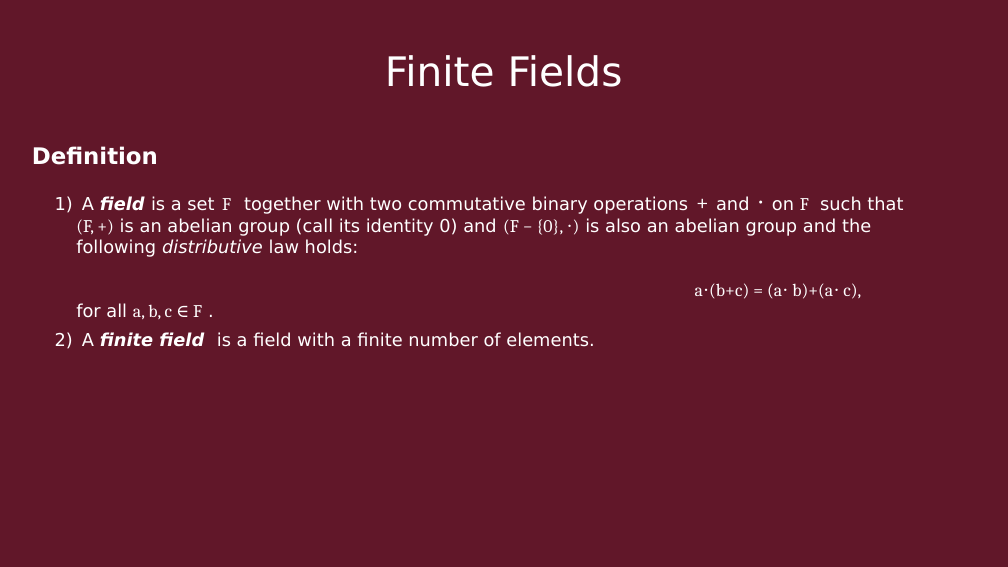
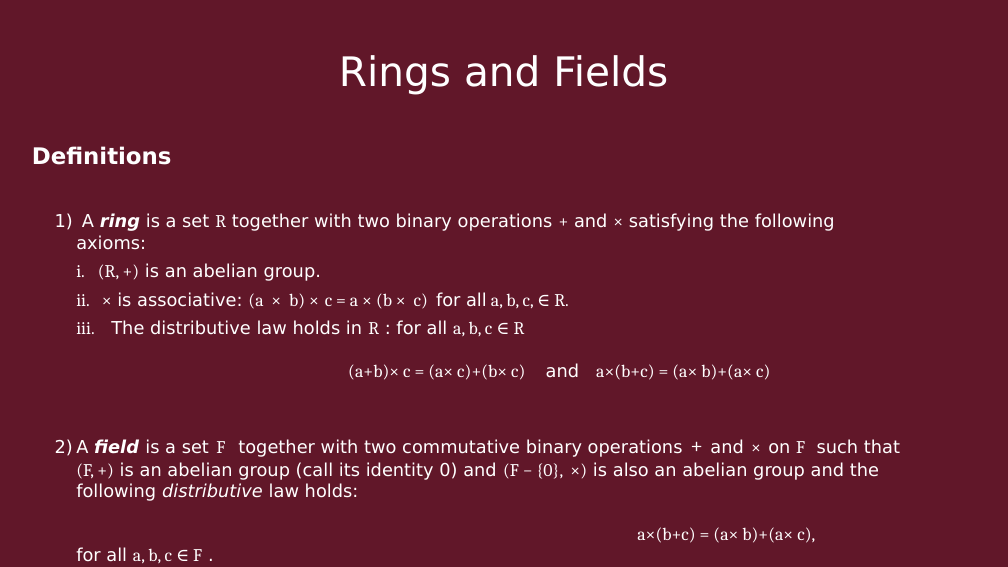
Before and after one commit to Quin-Darcy/seccom, a slide deck: slide 16 of presentation/cryptography_and_network_protocols.odp (slide 15 before the commit). Drawn at 1008x567 pixels with LibreOffice and Linux fonts; fonts in the diff are those of the drawing. Boxes give left, top, right and bottom in pixels: in the first picture for what was removed or moved away, otherwise in the second. Text is boxed around its words. In the diff, an @@ line names an element or a change of style, - is before the commit and + after.

Commit message:
updated slides

```diff
--- a/presentation/cryptography_and_network_protocols.odp
+++ b/presentation/cryptography_and_network_protocols.odp
@@ title at [339,55,668,94]: text changed @@
-Finite Fields
+Rings and Fields
@@ text at [32,146,172,165]: text changed @@
-Definition
+Definitions
@@ text at [76,213,900,543]: text changed @@
-1) A field is a set F together with two commutative binary operations + and ⋅ on F such that (F, +) is an abelian group (call its identity 0) and (F − {0}, ⋅) is also an abelian group and the following distributive law holds:
-   a⋅(b+c) = (a⋅ b)+(a⋅ c),
-   for all a, b, c ∈ F .
-2) A finite field is a field with a finite number of elements.
+1) A ring is a set R together with two binary operations + and × satisfying the following axioms:
+  i. (R, +) is an abelian group.
+  ii. × is associative: (a × b) × c = a × (b × c) for all a, b, c, ∈ R.
+  iii. The distributive law holds in R : for all a, b, c ∈ R
+       (a+b)× c = (a× c)+(b× c) and a×(b+c) = (a× b)+(a× c)
+2) A field is a set F together with two commutative binary operations + and × on F such that (F, +) is an abelian group (call its identity 0) and (F − {0}, ×) is also an abelian group and the following distributive law holds:
+   a×(b+c) = (a× b)+(a× c),
+   for all a, b, c ∈ F .
```
Also in this commit, not shown: 6 other slides changed, 4 slides added, 8 slides removed, 1 other file.
